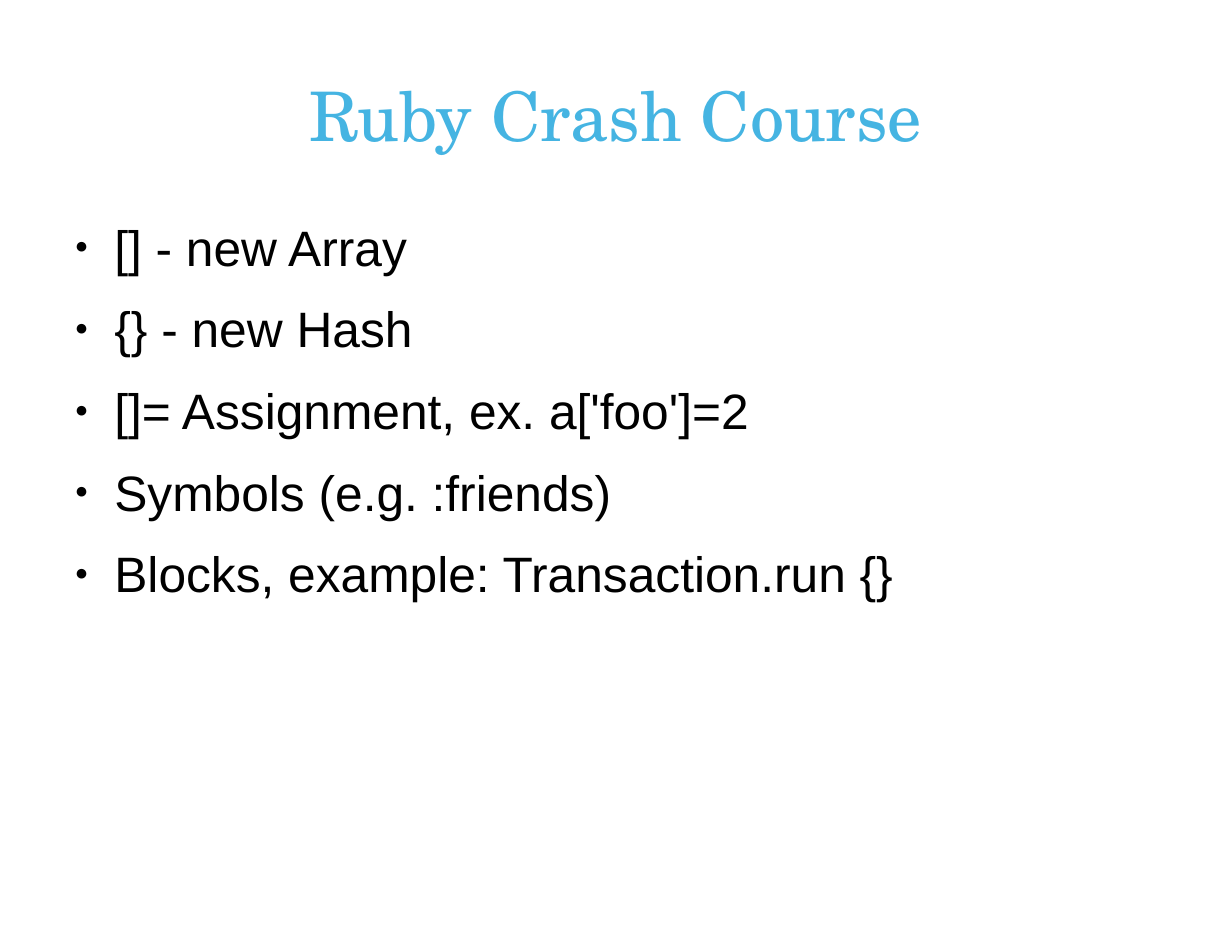
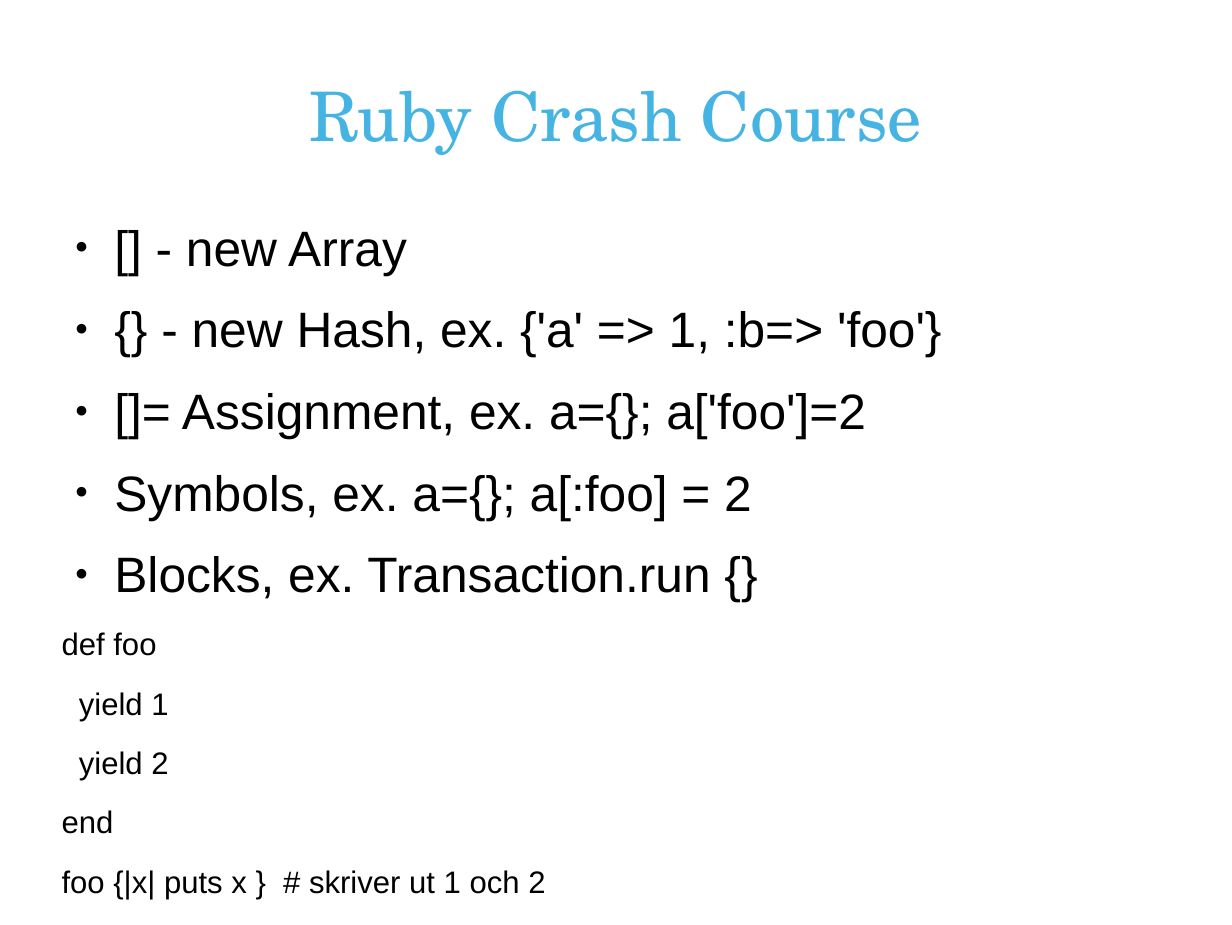
Before and after one commit to andreasronge/andreasronge.github.com, a slide deck: slide 9 of rails-conf.rb.odp. Drawn at 1232x925 pixels with LibreOffice and Linux fonts; fonts in the diff are those of the drawing; background and template pictures are left out. Boxes give left, top, right and bottom in pixels: in the first picture for what was removed or moved away, otherwise in the second. Text is boxed around its words. In the diff, an @@ line names an element or a change of style, - is before the commit and + after.

```diff
--- a/rails-conf.rb.odp
+++ b/rails-conf.rb.odp
@@ text at (62, 311, 941, 899): text changed @@
-● {} - new Hash
-● []= Assignment, ex. a['foo']=2
-● Symbols (e.g. :friends)
-● Blocks, example: Transaction.run {}
+● {} - new Hash, ex. {'a' => 1, :b=> 'foo'}
+● []= Assignment, ex. a={}; a['foo']=2
+● Symbols, ex. a={}; a[:foo] = 2
+● Blocks, ex. Transaction.run {}
+def foo
+yield 1
+yield 2
+end
+foo {|x| puts x } # skriver ut 1 och 2
```
Also in this commit, not shown: 1 other slide changed, 1 slide added, 1 other file.
